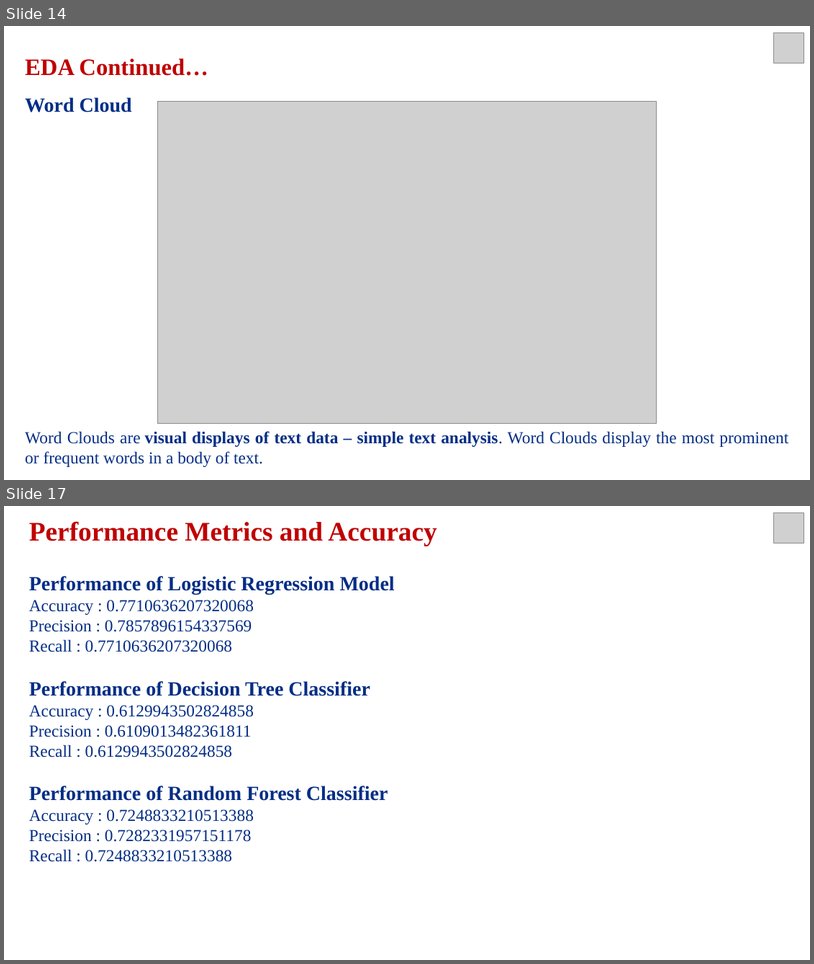
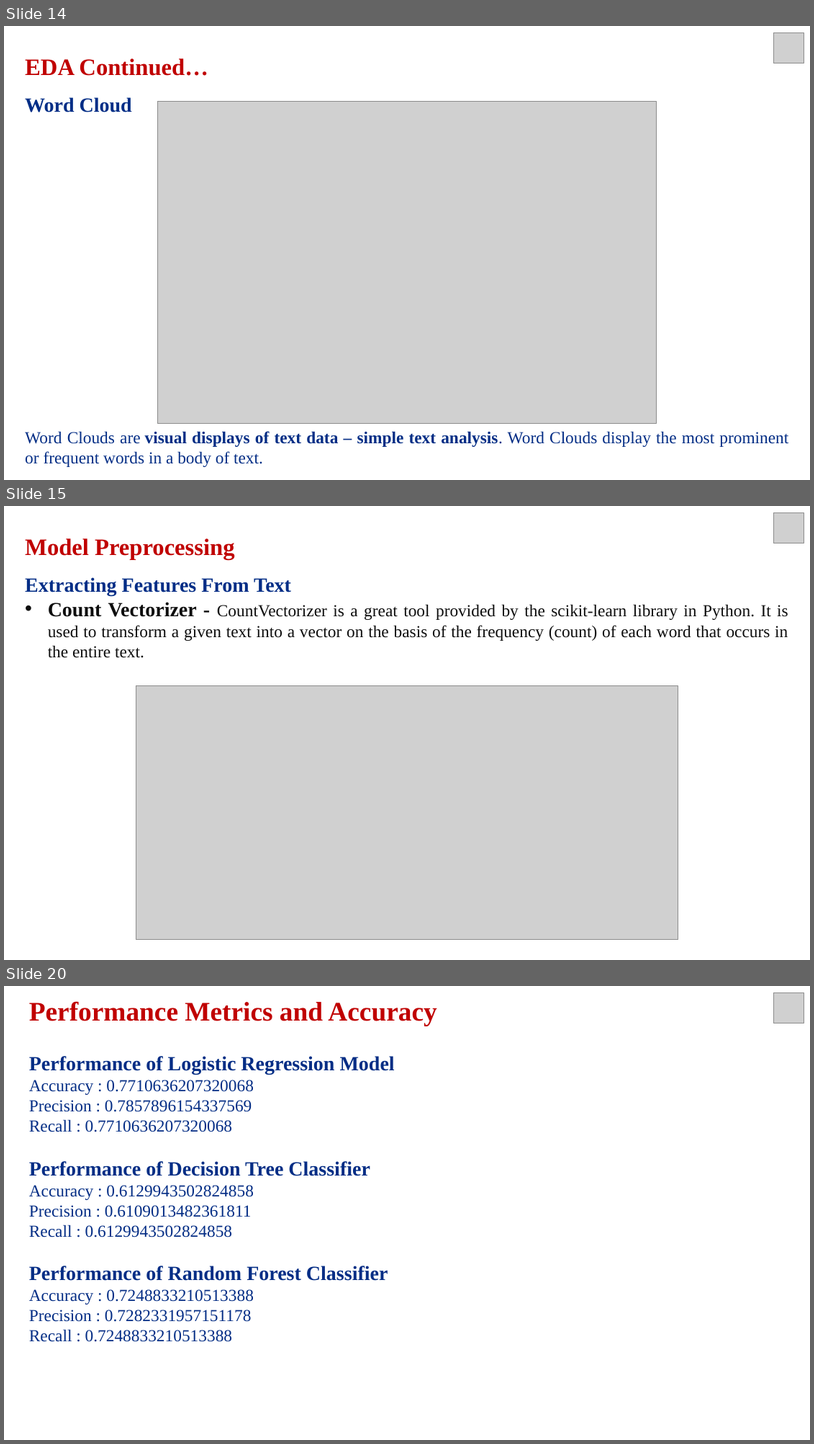
Before and after one commit to varsha-rani-15/Coronavirus-Tweet-Sentiment-Analysis, a slide deck: ML Classification_Presentation.pptx. Shown one above the other, each under a label of ours: slides 14 and 17 before the commit, slides 14, 15 and 20 after it; the slides between them are not shown. The pictures are 814x964 and 814x1444 pixels, drawn with LibreOffice and Linux fonts; fonts in the diff are those of the drawing; grey boxes stand for pictures. Boxes give left, top, right and bottom in pixels: in the first picture for what was removed or moved away, otherwise in the second. Text is boxed around its words. In the diff, an @@ line names an element or a change of style, - is before the commit and + after.

```diff
--- a/ML Classification_Presentation.pptx
+++ b/ML Classification_Presentation.pptx
@@ slide 15 added at [4, 506, 810, 960], background #FFFFFF @@
@@ picture added at [774, 512, 805, 543] @@
@@ text added at [25, 538, 789, 658], 20 pt, text #0D0D0D @@
+Model Preprocessing
+Extracting Features From Text
+• Count Vectorizer - CountVectorizer is a great tool provided by the scikit-learn library in Python. It is used to transform a given text into a vector on the basis of the frequency (count) of each word that occurs in the entire text.
@@ picture added at [136, 686, 679, 939] @@
@@ what was slide 17 is now slide 20 @@
```
Also in this commit, not shown: 5 slides changed, 6 other slides added, 3 slides removed.
